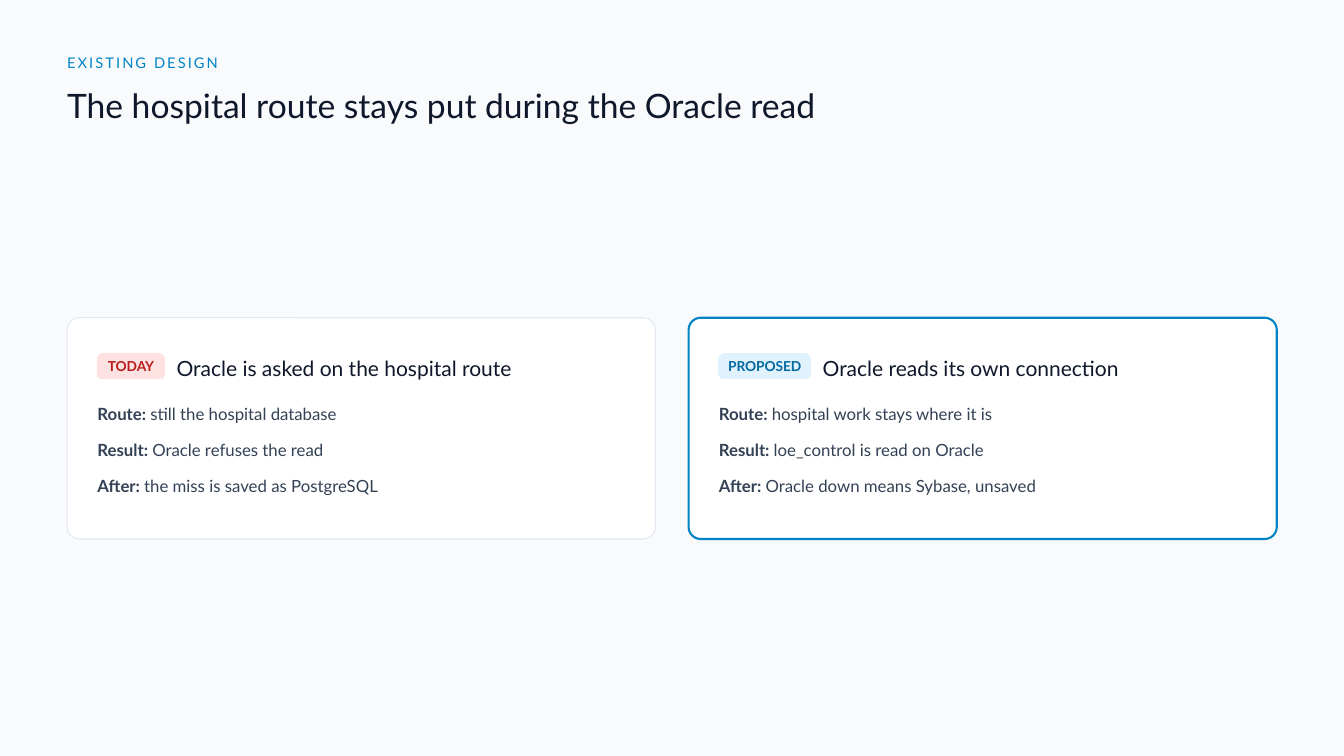
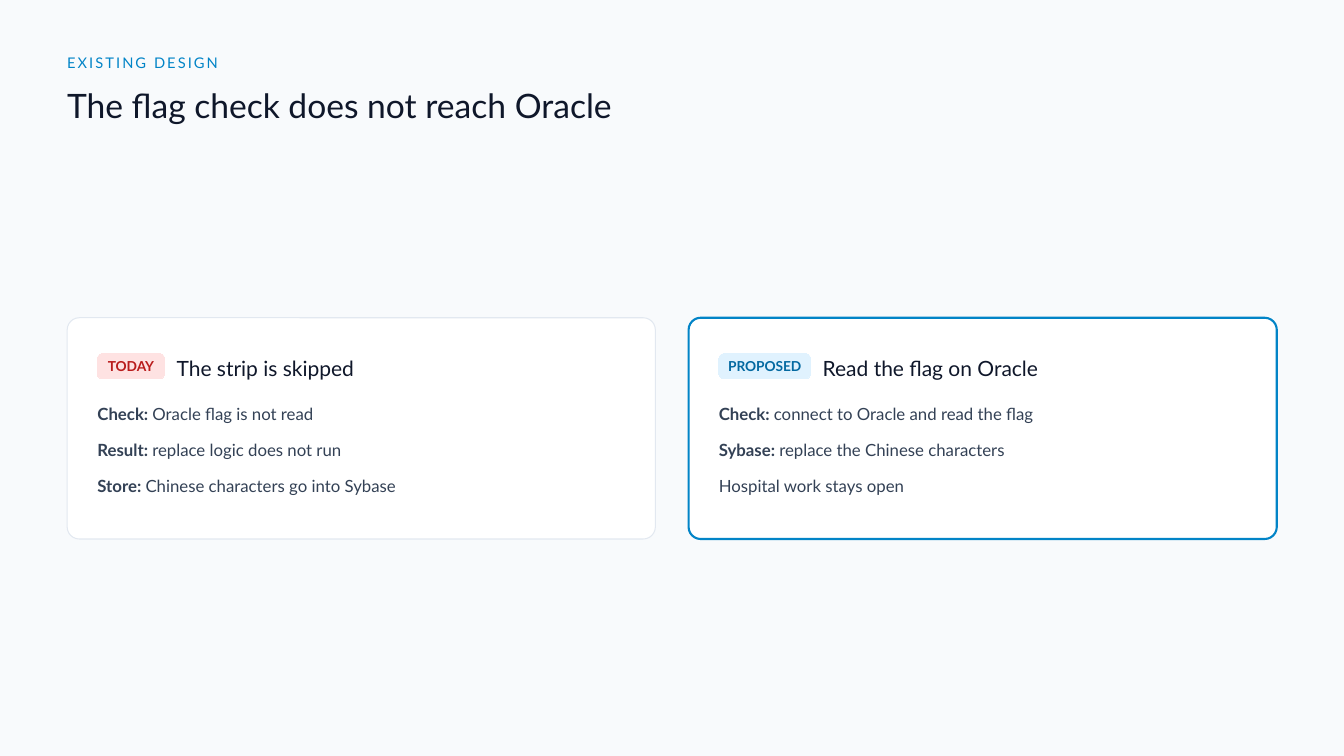
Before and after one commit to DragonChong/HA-Notes, a slide deck: slide 4 of SDLC/Projects/TMP-oracle-route-lookup — Oracle route lookup/assets/Oracle route lookup.pptx (slide 3 before the commit). Drawn at 1344x756 pixels with LibreOffice and Linux fonts; fonts in the diff are those of the drawing. Boxes give left, top, right and bottom in pixels: in the first picture for what was removed or moved away, otherwise in the second. Text is boxed around its words. In the diff, an @@ line names an element or a change of style, - is before the commit and + after.

```diff
--- a/SDLC/Projects/TMP-oracle-route-lookup — Oracle route lookup/assets/Oracle route lookup.pptx
+++ b/SDLC/Projects/TMP-oracle-route-lookup — Oracle route lookup/assets/Oracle route lookup.pptx
@@ text at (67,93,612,124): text changed @@
-The hospital route stays put during the Oracle read
+The flag check does not reach Oracle
@@ text at (177,360,354,380): text changed @@
-Oracle is asked on the hospital route
+The strip is skipped
@@ text at (823,360,1038,380): text changed @@
-Oracle reads its own connection
+Read the flag on Oracle
@@ text at (97,407,313,423): text changed @@
-Route: still the hospital database
+Check: Oracle flag is not read
@@ text at (719,407,1033,423): text changed @@
-Route: hospital work stays where it is
+Check: connect to Oracle and read the flag
@@ text at (97,443,341,459): text changed @@
-Result: Oracle refuses the read
+Result: replace logic does not run
@@ text at (719,443,1004,459): text changed @@
-Result: loe_control is read on Oracle
+Sybase: replace the Chinese characters
@@ text at (97,479,396,495): text changed @@
-After: the miss is saved as PostgreSQL
+Store: Chinese characters go into Sybase
@@ text at (719,479,904,495): text changed @@
-After: Oracle down means Sybase, unsaved
+Hospital work stays open
```
Also in this commit, not shown: 4 other slides changed, 3 slides added, 2 slides removed, 3 other files.
